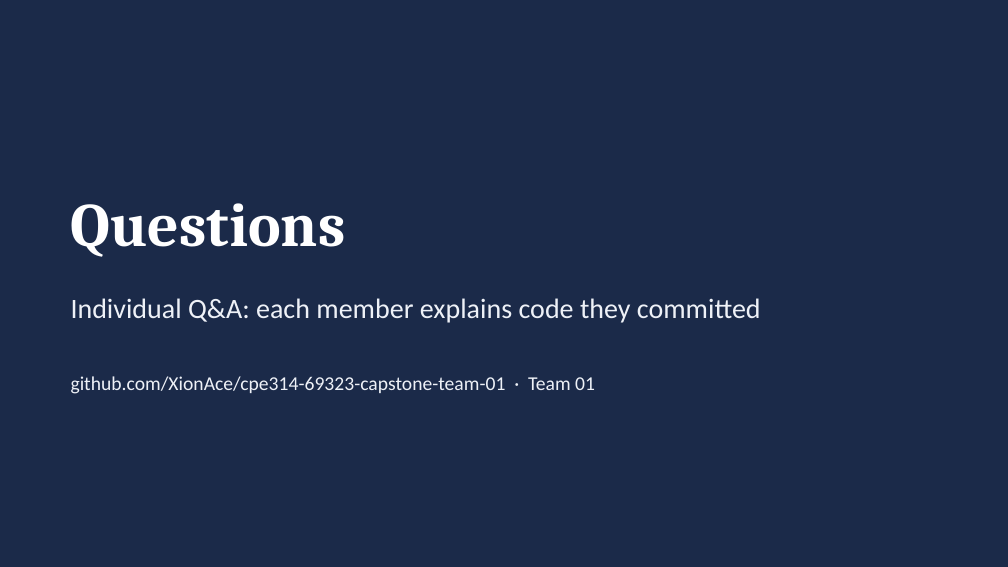
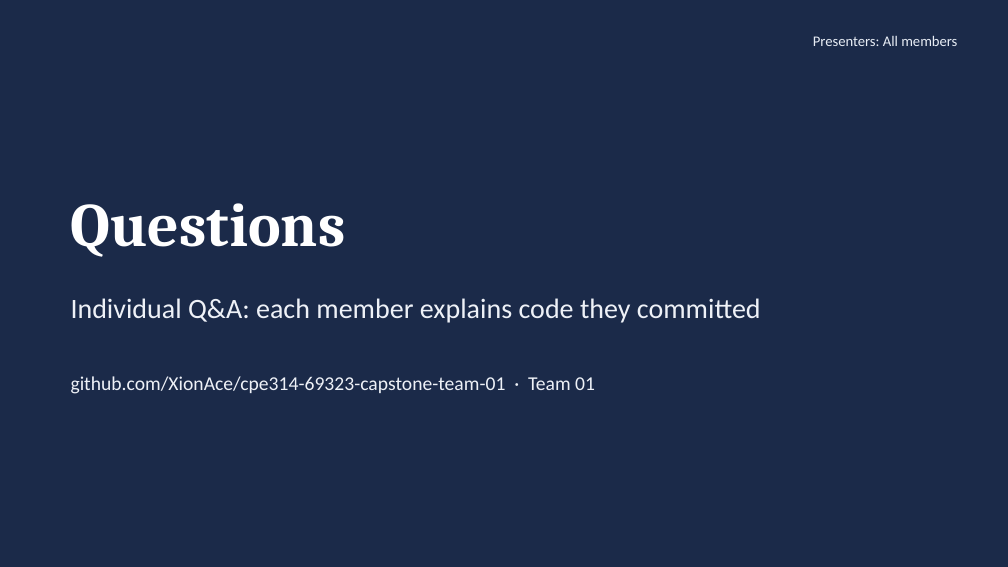
Before and after one commit to XionAce/cpe314-69323-capstone-team-01, a slide deck: slide 24 of docs/Group1_Campus_Marketplace_Final_Defense.pptx (slide 22 before the commit). Drawn at 1008x567 pixels with LibreOffice and Linux fonts; fonts in the diff are those of the drawing. Boxes give left, top, right and bottom in pixels: in the first picture for what was removed or moved away, otherwise in the second. Text is boxed around its words. In the diff, an @@ line names an element or a change of style, - is before the commit and + after.

```diff
--- a/docs/Group1_Campus_Marketplace_Final_Defense.pptx
+++ b/docs/Group1_Campus_Marketplace_Final_Defense.pptx
@@ text added at <box>813,35,957,46</box>, 10.5 pt, text #E8EDF5 @@
+Presenters: All members
```
Also in this commit, not shown: 18 other slides changed, 5 slides added, 3 slides removed, 8 other files.
